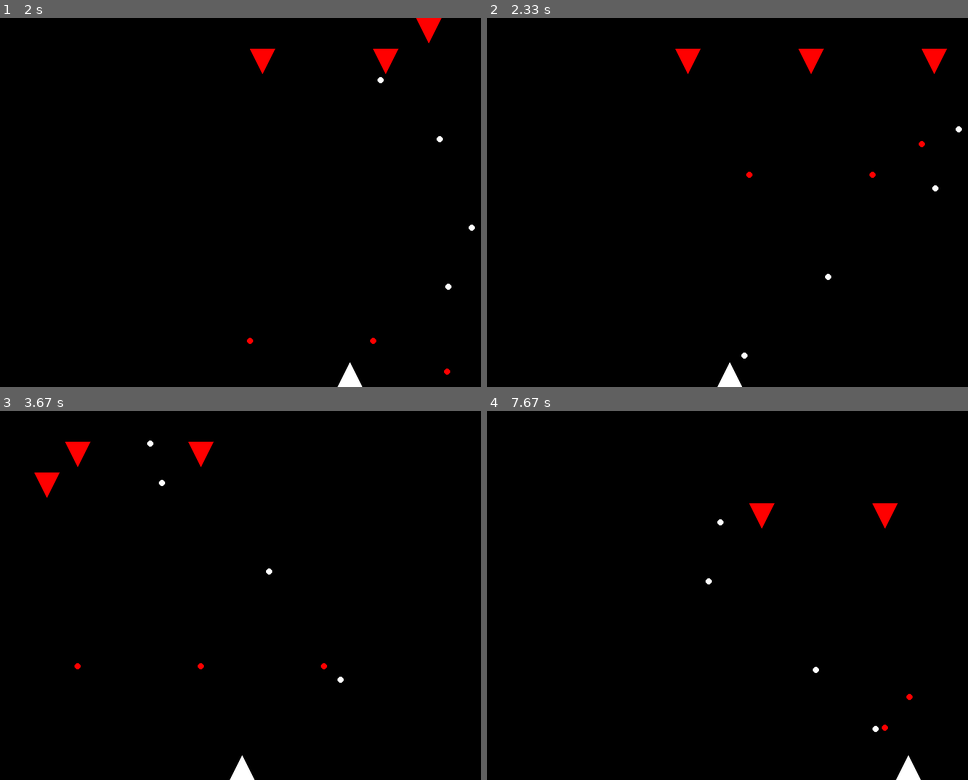
Above: before the commit, frames 1-4 (two rows, left to right).
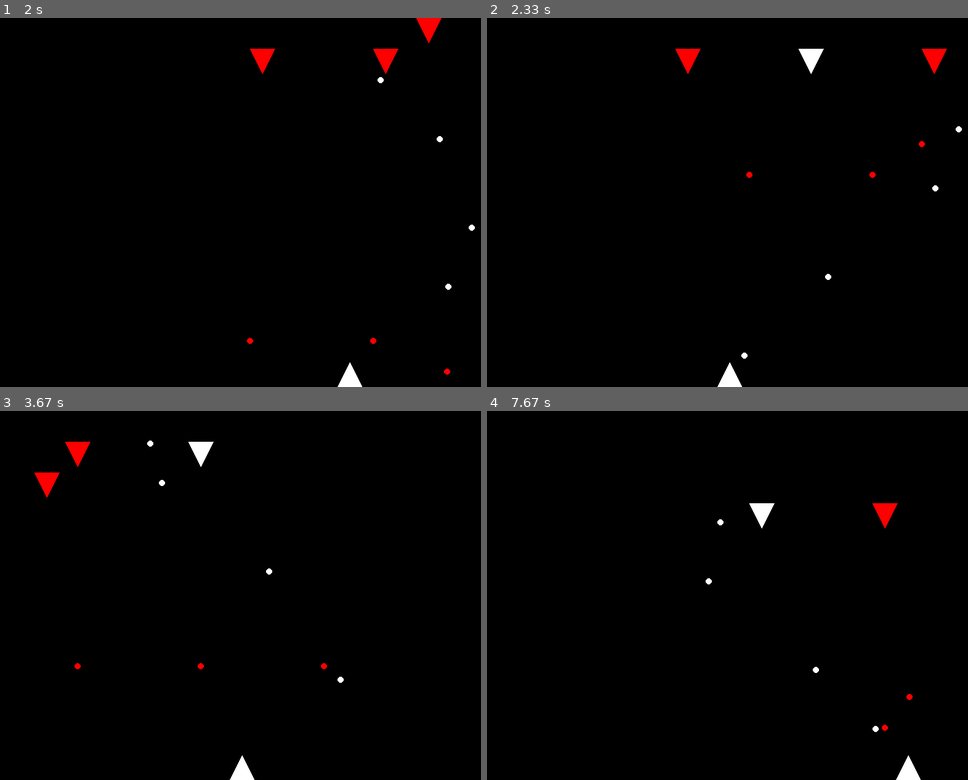
Above: after the commit, the same moments.

Repository: alderaan/Pygame-Space-Invaders
Game: pygame game, started from main.py
Two runs of this game, one before a commit and one after it. Both use one fixed random seed, a clock stepped at 60 frames per second and the inputs below.
Inputs:
- Up to frame 1 (2 s): tap Space at 0.33, 0.73, 1.03, 1.23, 1.53, 1.73 s; hold Right 0.67-1.13 s; hold Right 1.17-1.63 s; hold Left from 1.67 s (still down)
- Up to frame 2 (2.33 s): tap Space at 2.03, 2.3 s; release Left at 2.2 s; hold Left from 2.23 s (still down)
- Up to frame 3 (3.67 s): tap Space at 2.6, 2.73, 3.03, 3.4 s; release Left at 2.63 s; hold Right 2.67-3.3 s; hold Left from 3.33 s (still down)
- Up to frame 4 (7.67 s): tap Space at 3.7, 3.9, 4.2, 4.4, 4.7, 4.9, 5.2, 5.47, 5.77, 5.9, 6.2, 6.57, 6.87, 7.07, 7.37, 7.57 s; release Left at 3.8 s; hold Right 3.83-4.3 s; hold Right 4.33-4.8 s; hold Left 4.83-5.37 s; hold Left 5.4-5.8 s; hold Right 5.83-6.47 s; hold Left 6.5-6.97 s; hold Right 7-7.47 s; hold Right from 7.5 s (still down)

Frame 1 is identical in both runs. In frame 2, 0.2% of the frame differs, in the area x 64-71%, y 8-16%; in frame 3, 0.2%; in frame 4, 0.2%.

Commit message:
enemies flash when hit

Diff:
--- a/enemy.py
+++ b/enemy.py
@@ -11,7 +11,6 @@
 )
 from bullet import Bullet
 from collision import check_collision
-
 
 # Enemy speed
 ENEMY_SPEED = 5
@@ -27,6 +26,9 @@
         self.bullets = []
         self.last_shot_time = time.time()  # Initialize last shot time
         self.health = health
+        self.is_flashing = False
+        self.flash_start_time = 0
+        self.flash_duration = 0.4  # flash duration in seconds
 
     def move(self):
         self.rect.x += self.direction * ENEMY_SPEED
@@ -52,12 +54,26 @@
         ]
 
     def draw(self, screen):
+        if self.is_flashing:
+            # Calculate elapsed time since flash started
+            elapsed_time = time.time() - self.flash_start_time
+            # Determine if we should be showing the original color or white
+            if int(elapsed_time * 10) % 2 == 0:
+                color = ENEMY_COLOR
+            else:
+                color = (255, 255, 255)
+            # End flashing after the flash duration
+            if elapsed_time > self.flash_duration:
+                self.is_flashing = False
+        else:
+            color = ENEMY_COLOR
+
         points = [
             (self.rect.left, self.rect.top),
             (self.rect.centerx, self.rect.bottom),
             (self.rect.right, self.rect.top),
         ]
-        pygame.draw.polygon(screen, ENEMY_COLOR, points)
+        pygame.draw.polygon(screen, color, points)
         for bullet in self.bullets:
             bullet.draw(screen)
 
@@ -67,6 +83,9 @@
         if self.health <= 0:
             print("Enemy died")
             return True  # Enemy is dead
+        # Start flashing
+        self.is_flashing = True
+        self.flash_start_time = time.time()
         return False
 
     def update(self, dt):
